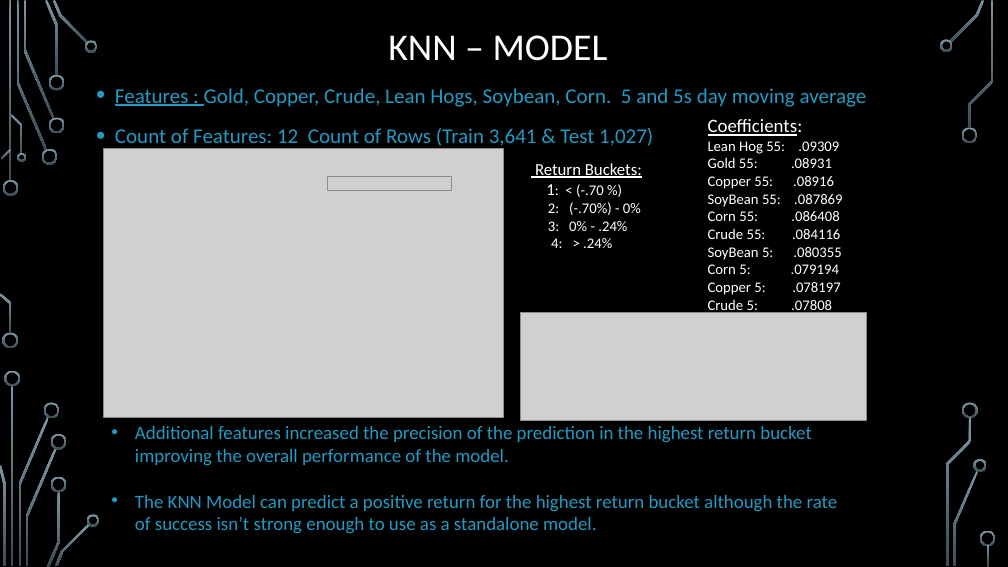
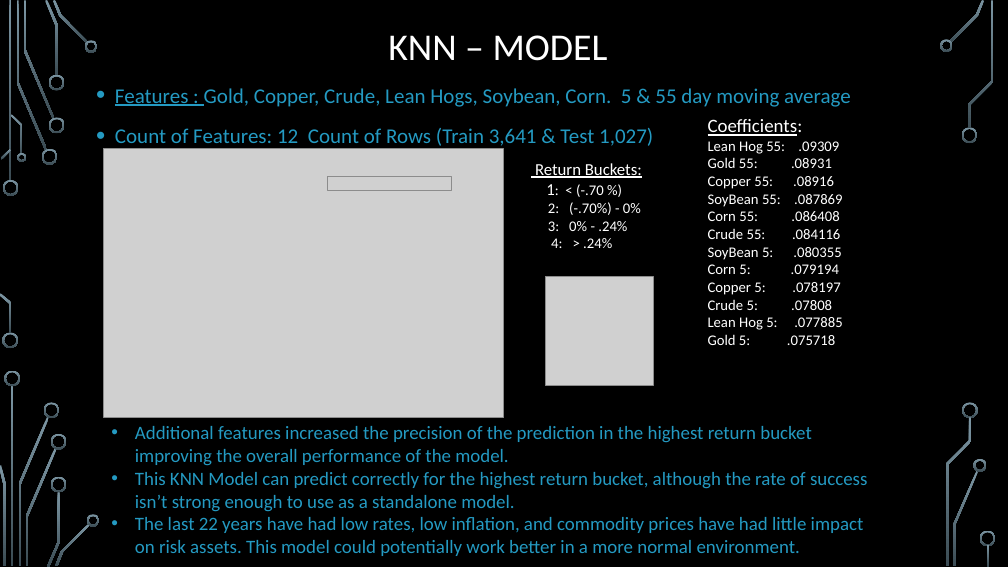
Before and after one commit to gfisherjr/Market_Indicator_Machine_Learning, a slide deck: slide 7 of Dev/Bruce/Bruce_Slides.pptx. Drawn at 1008x567 pixels with LibreOffice and Linux fonts; fonts in the diff are those of the drawing; grey boxes stand for pictures; background and template pictures are left out. Boxes give left, top, right and bottom in pixels: in the first picture for what was removed or moved away, otherwise in the second. Text is boxed around its words. In the diff, an @@ line names an element or a change of style, - is before the commit and + after.

```diff
--- a/Dev/Bruce/Bruce_Slides.pptx
+++ b/Dev/Bruce/Bruce_Slides.pptx
@@ text at <box>115,88,851,107</box>: text changed @@
-• Features : Gold, Copper, Crude, Lean Hogs, Soybean, Corn. 5 and 5s day moving average
+• Features : Gold, Copper, Crude, Lean Hogs, Soybean, Corn. 5 & 55 day moving average
@@ picture added at <box>545,277,653,386</box> @@
@@ picture removed at <box>520,313,867,420</box> @@
@@ text at <box>135,472,867,556</box>: text changed @@
-• The KNN Model can predict a positive return for the highest return bucket although the rate of success isn’t strong enough to use as a standalone model.
+• This KNN Model can predict correctly for the highest return bucket, although the rate of success isn’t strong enough to use as a standalone model.
+• The last 22 years have had low rates, low inflation, and commodity prices have had little impact on risk assets. This model could potentially work better in a more normal environment.
```
Also in this commit, not shown: 1 other slide changed.
